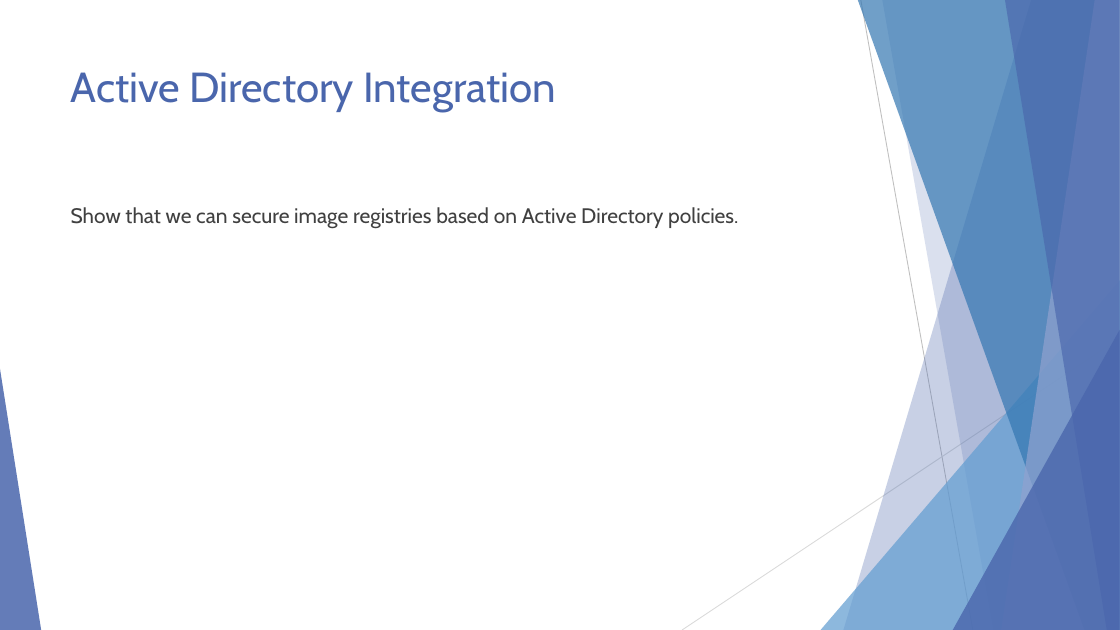
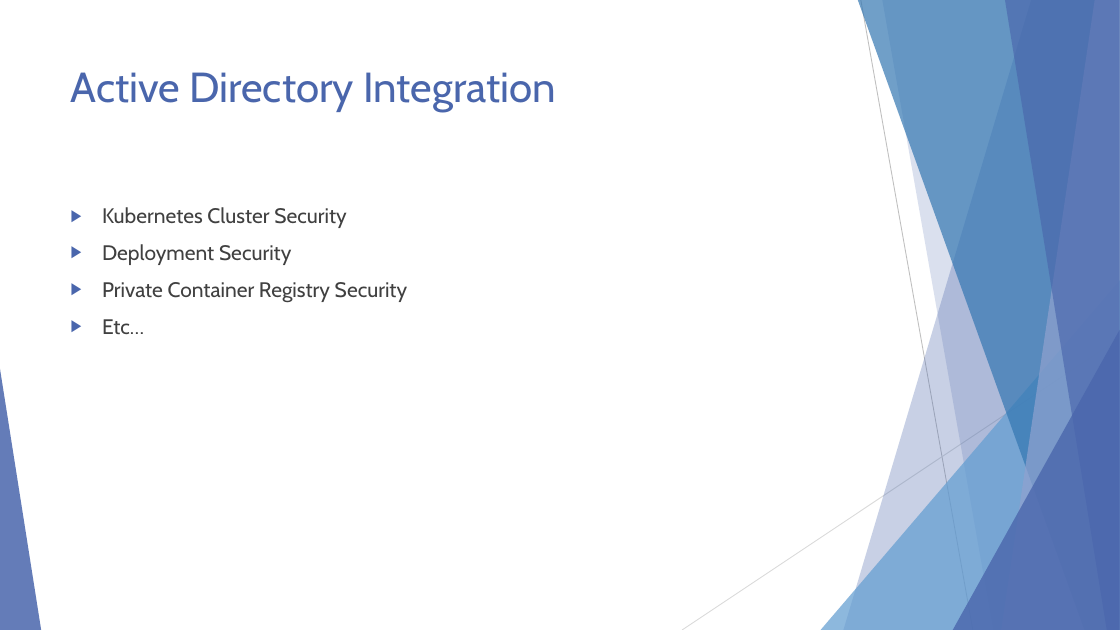
Before and after one commit to EnterpriseProductsLP/docker-straw-man, a slide deck: slide 11 of Docker Proofs of Concept.pptx. Drawn at 1120x630 pixels with LibreOffice and Linux fonts; fonts in the diff are those of the drawing. Boxes give left, top, right and bottom in pixels: in the first picture for what was removed or moved away, otherwise in the second. Text is boxed around its words. In the diff, an @@ line names an element or a change of style, - is before the commit and + after.

```diff
--- a/Docker Proofs of Concept.pptx
+++ b/Docker Proofs of Concept.pptx
@@ text at box(102, 207, 407, 334): text changed @@
-Show that we can secure image registries based on Active Directory policies.
+▶ Kubernetes Cluster Security
+▶ Deployment Security
+▶ Private Container Registry Security
+▶ Etc…
```
Also in this commit, not shown: 2 other slides changed.
